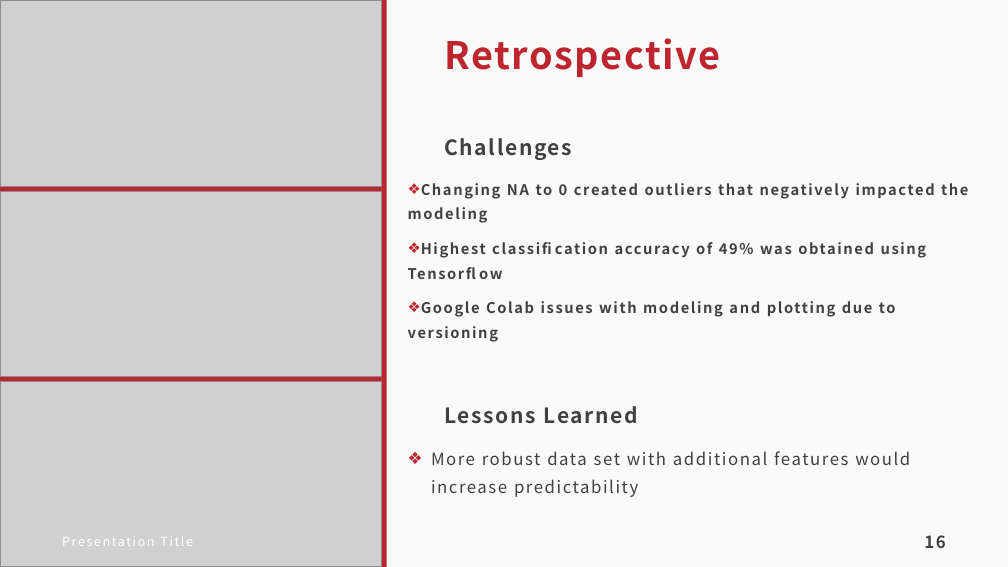
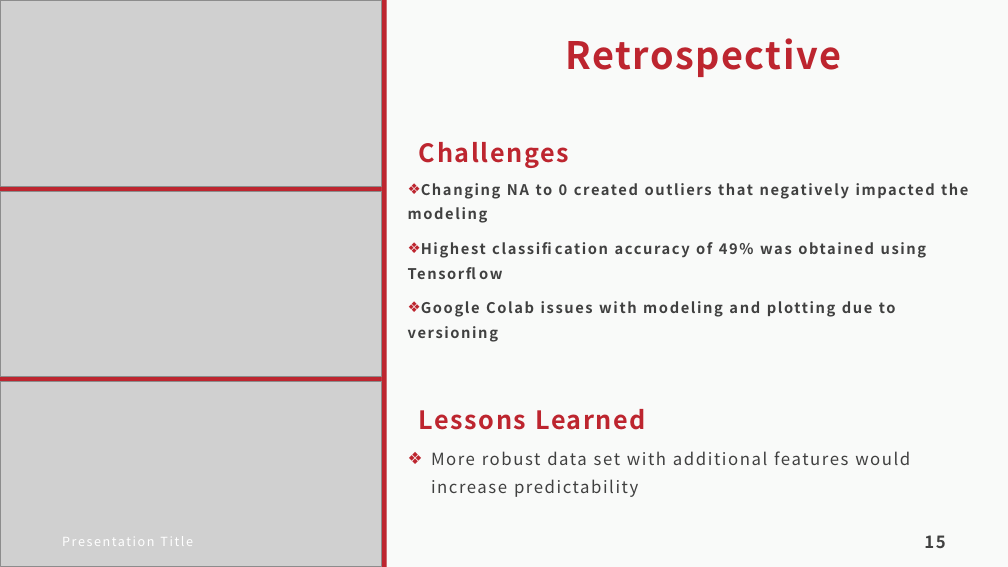
Before and after one commit to kld1974/PROJECT4, a slide deck: slide 15 of Project4.pptx (slide 16 before the commit). Drawn at 1008x567 pixels with LibreOffice and Linux fonts; fonts in the diff are those of the drawing; grey boxes stand for pictures. Boxes give left, top, right and bottom in pixels: in the first picture for what was removed or moved away, otherwise in the second. Text is boxed around its words. In the diff, an @@ line names an element or a change of style, - is before the commit and + after.

```diff
--- a/Project4.pptx
+++ b/Project4.pptx
@@ title "Retrospective" at <box>565,38,841,77</box>: alignment left to centre @@
@@ text "Challenges" at <box>419,142,569,168</box>: size 20 to 24 pt, text colour #404040 to #BD252F @@
@@ text "Challenges": place and size @@
-text "Challenges" at <box>445,138,573,160</box>
+text "Challenges" at <box>419,142,569,168</box>
@@ text "Lessons Learned": place and size @@
-text "Lessons Learned" at <box>445,406,638,424</box>
+text "Lessons Learned" at <box>419,409,646,430</box>
@@ text "Lessons Learned" at <box>419,409,646,430</box>: size 20 to 24 pt, text colour #404040 to #BD252F @@
@@ page number at <box>924,535,945,548</box>: text changed @@
-16
+15
```
Also in this commit, not shown: 1 slide removed.
